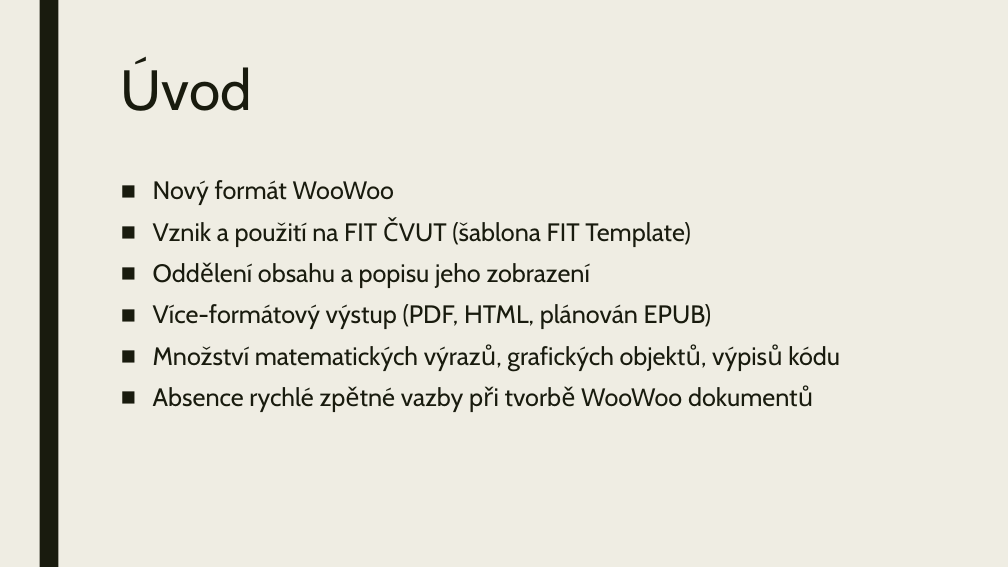
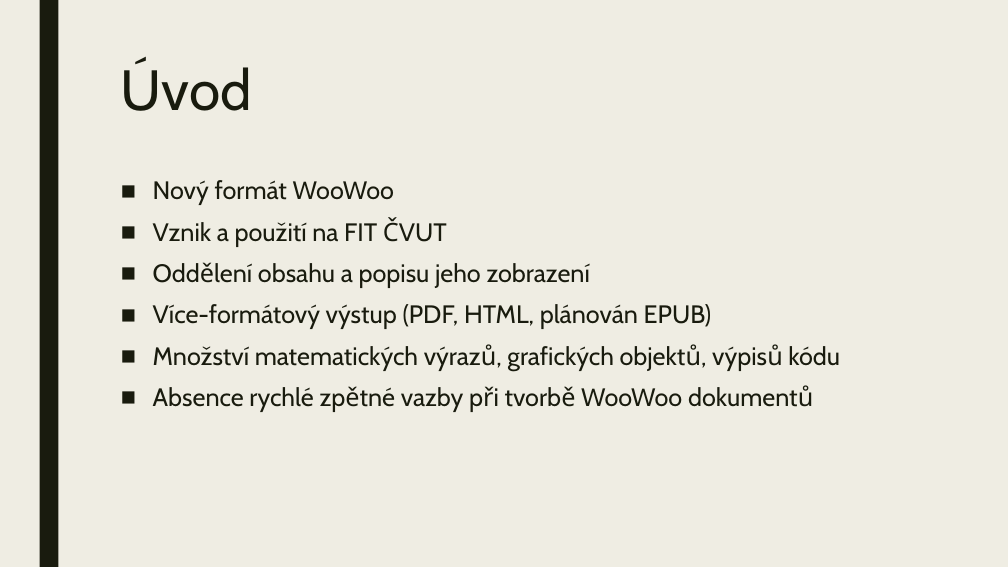
Before and after one commit to davidstraka2/bachelors-thesis, a slide deck: slide 2 of defense/David Straka - Editor zdrojových kódů WooWoo dokumentů.pptx. Drawn at 1008x567 pixels with LibreOffice and Linux fonts; fonts in the diff are those of the drawing. Boxes give left, top, right and bottom in pixels: in the first picture for what was removed or moved away, otherwise in the second. Text is boxed around its words. In the diff, an @@ line names an element or a change of style, - is before the commit and + after.

```diff
--- a/defense/David Straka - Editor zdrojových kódů WooWoo dokumentů.pptx
+++ b/defense/David Straka - Editor zdrojových kódů WooWoo dokumentů.pptx
@@ text at (153,222,377,247): text changed @@
-■ Vznik a použití na FIT ČVUT (šablona FIT Template)
+■ Vznik a použití na FIT ČVUT
```
Also in this commit, not shown: 4 other slides changed, 2 slides added, 1 slide removed, 6 other files.
